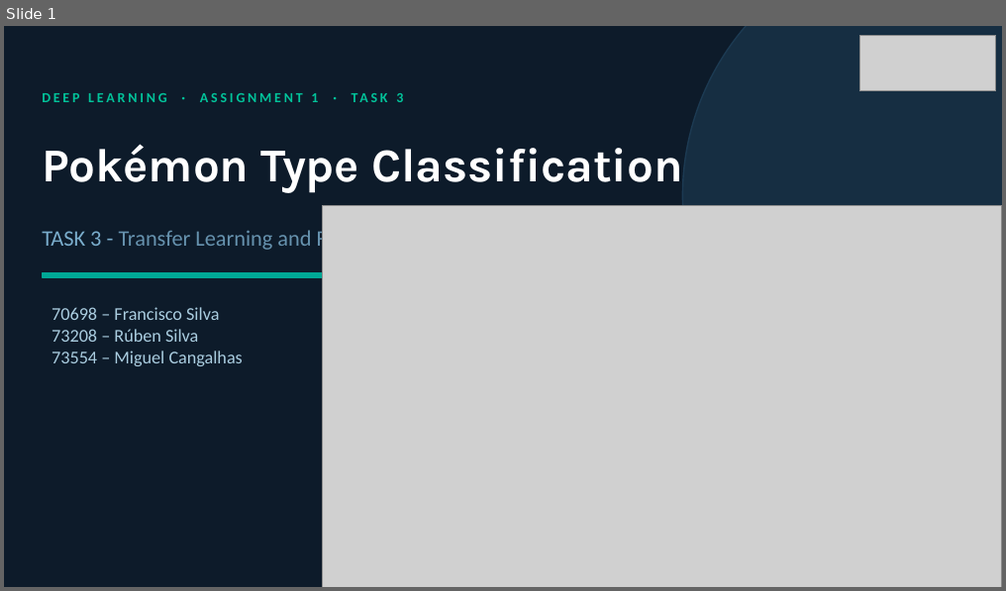
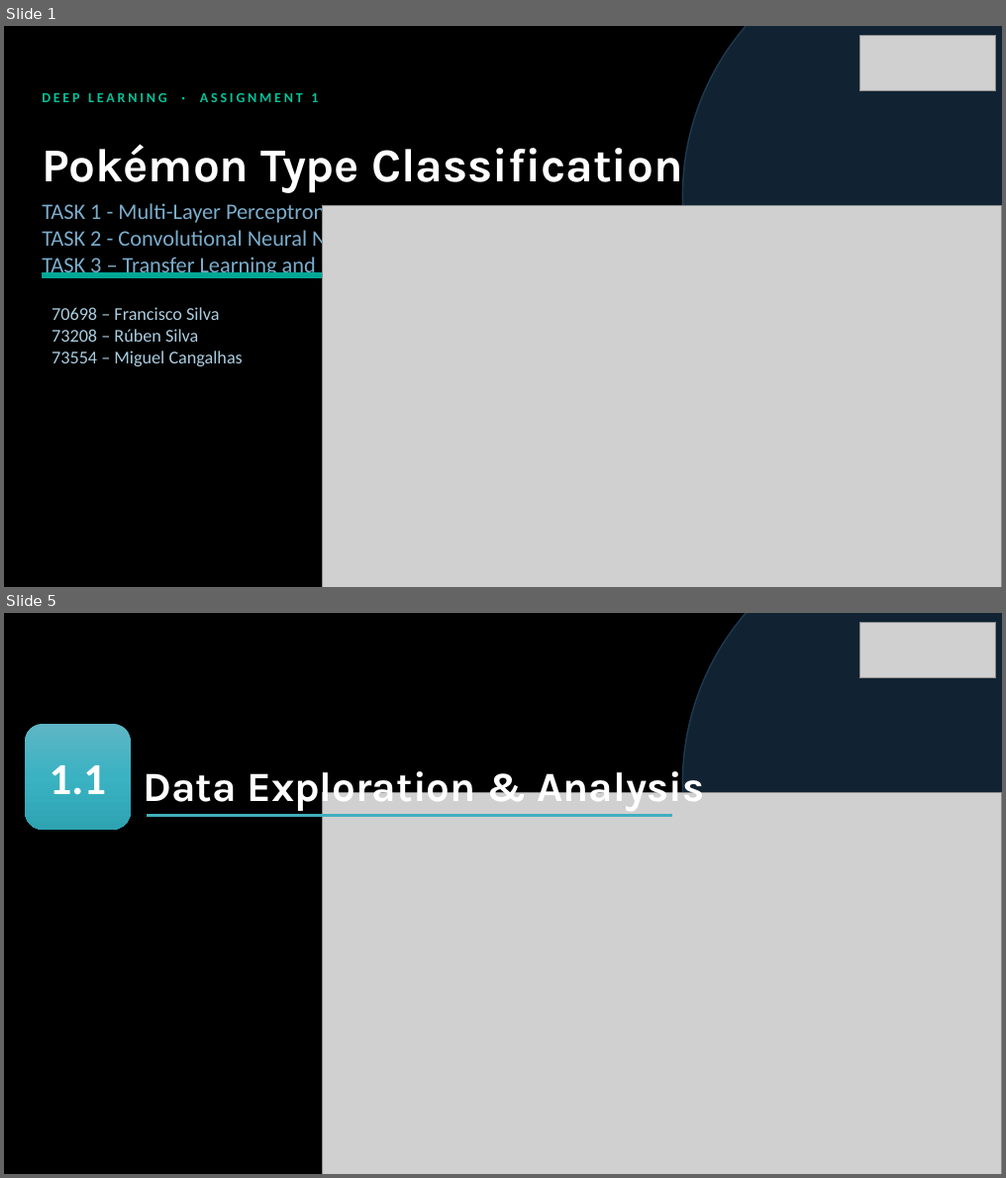
Before and after one commit to fmssilva/DL_Proj, a slide deck: assignment_1/task3/Task3_report.pptx. Shown one above the other, each under a label of ours: slide 1 before the commit, slides 1 and 5 after it; the slides between them are not shown. The pictures are 1006x591 and 1006x1178 pixels, drawn with LibreOffice and Linux fonts; fonts in the diff are those of the drawing; grey boxes stand for pictures; background and template pictures are left out. Boxes give left, top, right and bottom in pixels: in the first picture for what was removed or moved away, otherwise in the second. Text is boxed around its words. In the diff, an @@ line names an element or a change of style, - is before the commit and + after.

```diff
--- a/assignment_1/task3/Task3_report.pptx
+++ b/assignment_1/task3/Task3_report.pptx
@@ slide 5 added at (4,613,1002,1174), background #000000 @@
@@ ellipse added at (682,613,1002,1042), fill #1C3A52 at 62% opacity, outline #1C3A52 1 pt @@
@@ picture added at (859,622,996,678) @@
@@ rounded rectangle added at (25,724,131,830), fill gradient #5FB7C5 to #3BB3C3 to #2FA3B3, 32 pt, text #FFFFFF, bold @@
+1.1
@@ text added at (143,763,704,812), 30 pt, text #FFFFFF, bold @@
+Data Exploration & Analysis
@@ line added from (147, 816) to (672, 816), #41AEBD 2.25 pt @@
@@ picture added at (323,792,1002,1174) @@
@@ ellipse added at (802,872,1002,1171), fill #00A896 at 45% opacity, outline #00A896 1 pt @@
@@ slide 1 changed as well @@
@@ background #0D1B2A to #000000 @@
@@ text at (42,93,318,102): text changed @@
-DEEP LEARNING · ASSIGNMENT 1 · TASK 3
+DEEP LEARNING · ASSIGNMENT 1
@@ text at (42,203,437,278): text changed; text colour #6692AE to #7AADCC @@
-TASK 3 - Transfer Learning and Fine-Tuning
+TASK 1 - Multi-Layer Perceptron
+TASK 2 - Convolutional Neural Network
+TASK 3 – Transfer Learning and Fine-Tunning
```
Also in this commit, not shown: 4 other slides changed, 56 other slides added.
